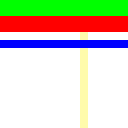
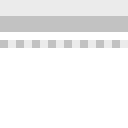
The second 128 x 128 image is a revision of the first. Changes to its layers:
painted on "Layer 2" over [0, 40, 128, 48]
painted on "Layer 1" over [0, 16, 128, 32]
hid "Layer 3", painted on it over [0, 0, 128, 16]
painted on "Layer 0" over [8, 16, 128, 128]
